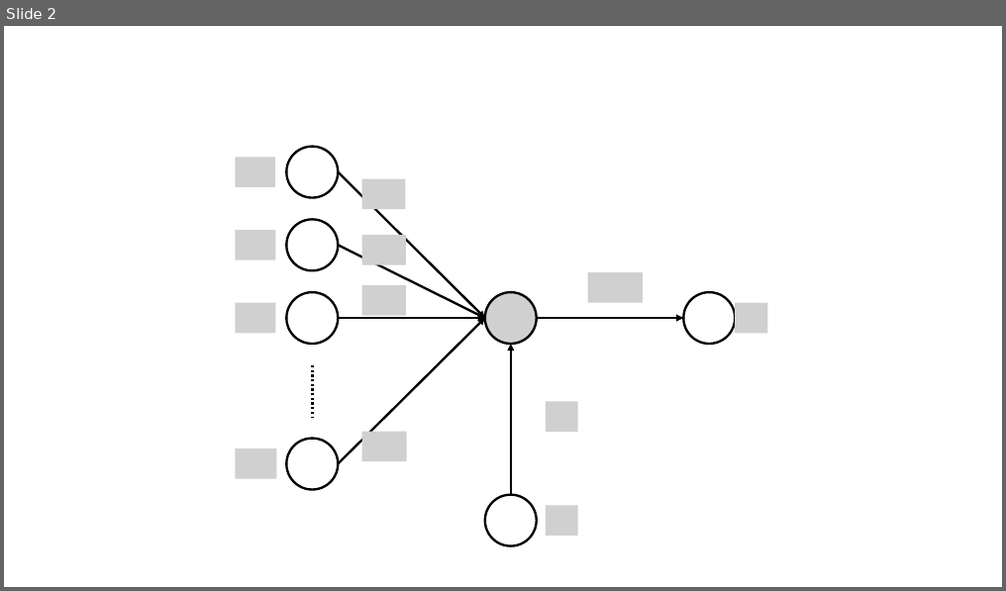
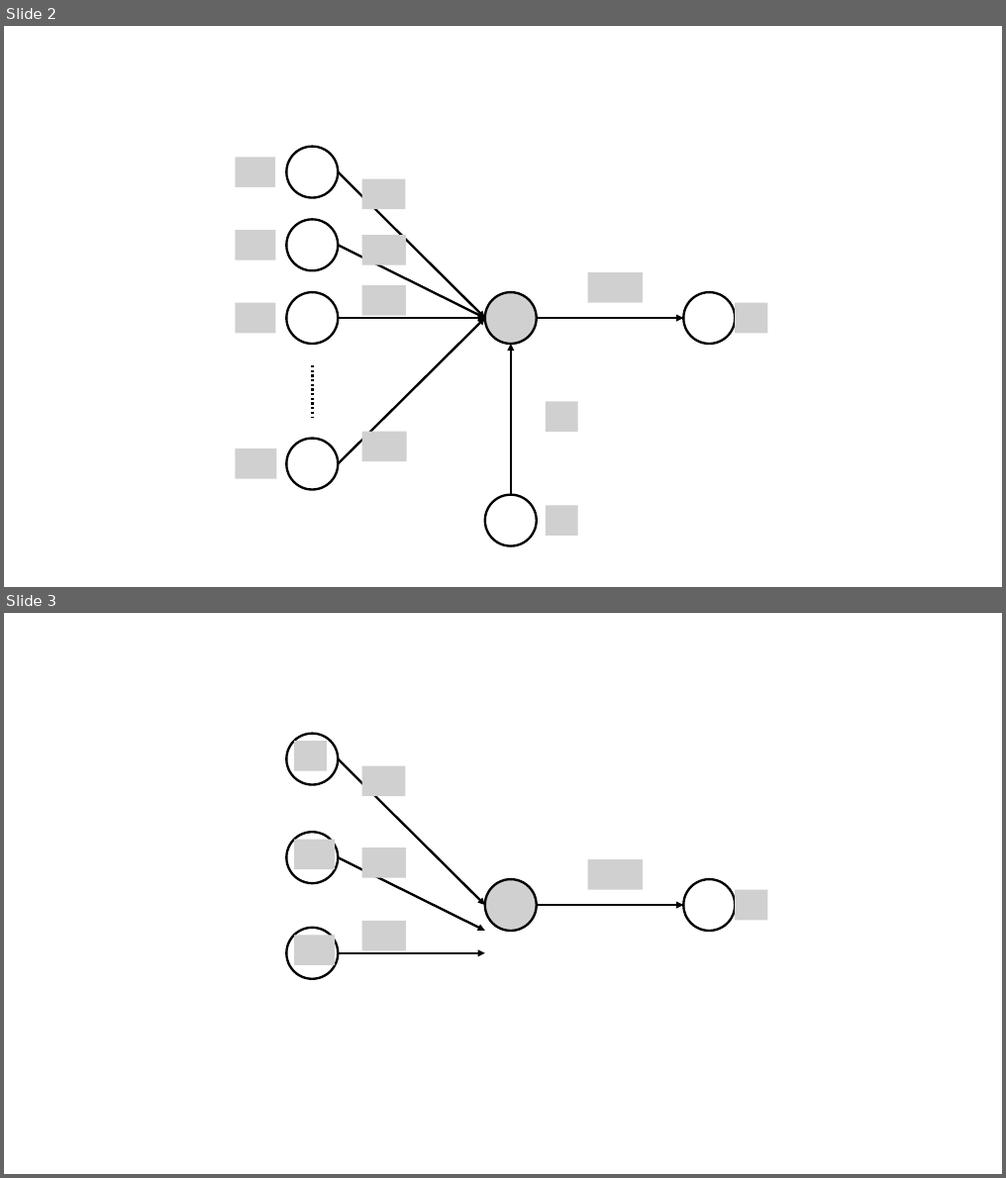
Before and after one commit to greeksharifa/greeksharifa.github.io, a slide deck: public/img/2019-06-10-Deep-Learning-01/그림.pptx. Shown one above the other, each under a label of ours: slide 2 before the commit, slides 2 and 3 after it. The pictures are 1006x591 and 1006x1178 pixels, drawn with LibreOffice and Linux fonts; fonts in the diff are those of the drawing; grey boxes stand for pictures. Boxes give left, top, right and bottom in pixels: in the first picture for what was removed or moved away, otherwise in the second. Text is boxed around its words. In the diff, an @@ line names an element or a change of style, - is before the commit and + after.

```diff
--- a/public/img/2019-06-10-Deep-Learning-01/그림.pptx
+++ b/public/img/2019-06-10-Deep-Learning-01/그림.pptx
@@ slide 3 added at bbox=[4, 613, 1002, 1174], background #FFFFFF @@
@@ ellipse added at bbox=[286, 734, 338, 785], outline #000000 2.25 pt @@
@@ picture added at bbox=[294, 741, 327, 771] @@
@@ arrow added from (338, 759) to (485, 905), #000000 2.25 pt @@
@@ picture added at bbox=[361, 766, 405, 796] @@
@@ ellipse added at bbox=[286, 833, 338, 884], outline #000000 2.25 pt @@
@@ picture added at bbox=[294, 840, 335, 869] @@
@@ picture added at bbox=[361, 848, 406, 878] @@
@@ arrow added from (338, 858) to (485, 931), #000000 2.25 pt @@
@@ picture added at bbox=[485, 879, 537, 931] @@
@@ picture added at bbox=[588, 861, 643, 890] @@
@@ ellipse added at bbox=[684, 879, 736, 931], outline #000000 2.25 pt @@
@@ arrow added from (537, 905) to (684, 905), #000000 2.25 pt @@
@@ picture added at bbox=[736, 890, 768, 920] @@
@@ ellipse added at bbox=[286, 928, 338, 979], outline #000000 2.25 pt @@
@@ picture added at bbox=[294, 935, 335, 964] @@
@@ picture added at bbox=[361, 921, 406, 951] @@
@@ arrow added from (338, 954) to (485, 954), #000000 2.25 pt @@
```
Also in this commit, not shown: 8 other files.
